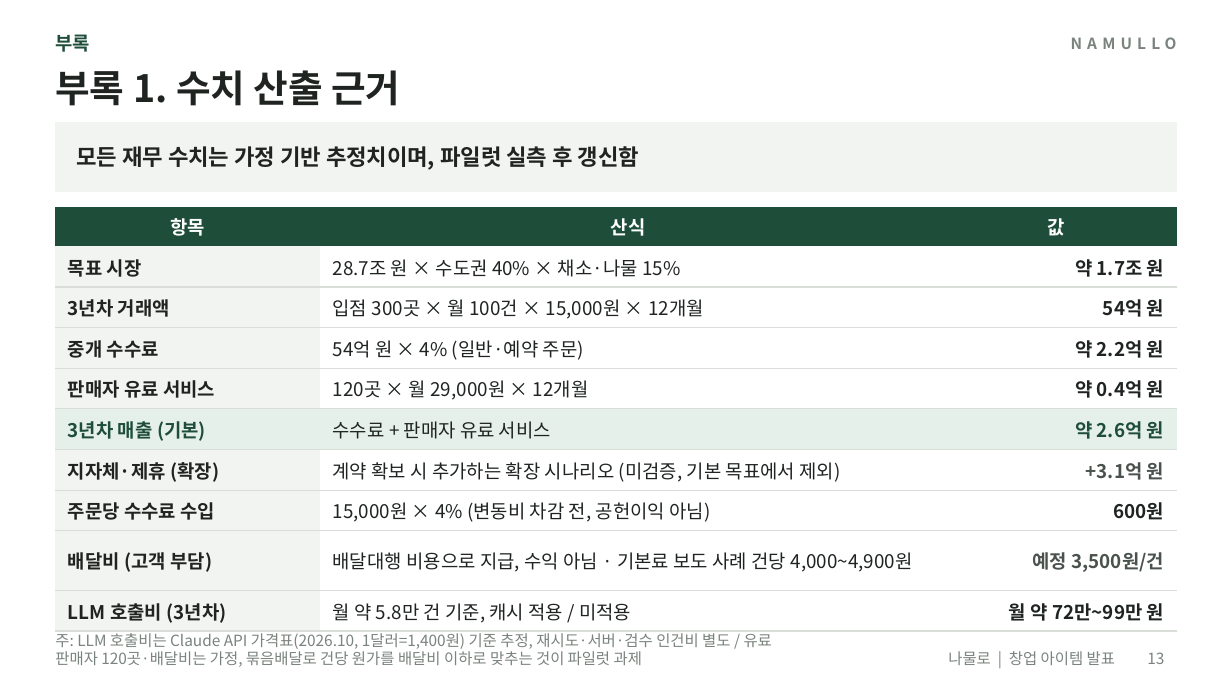
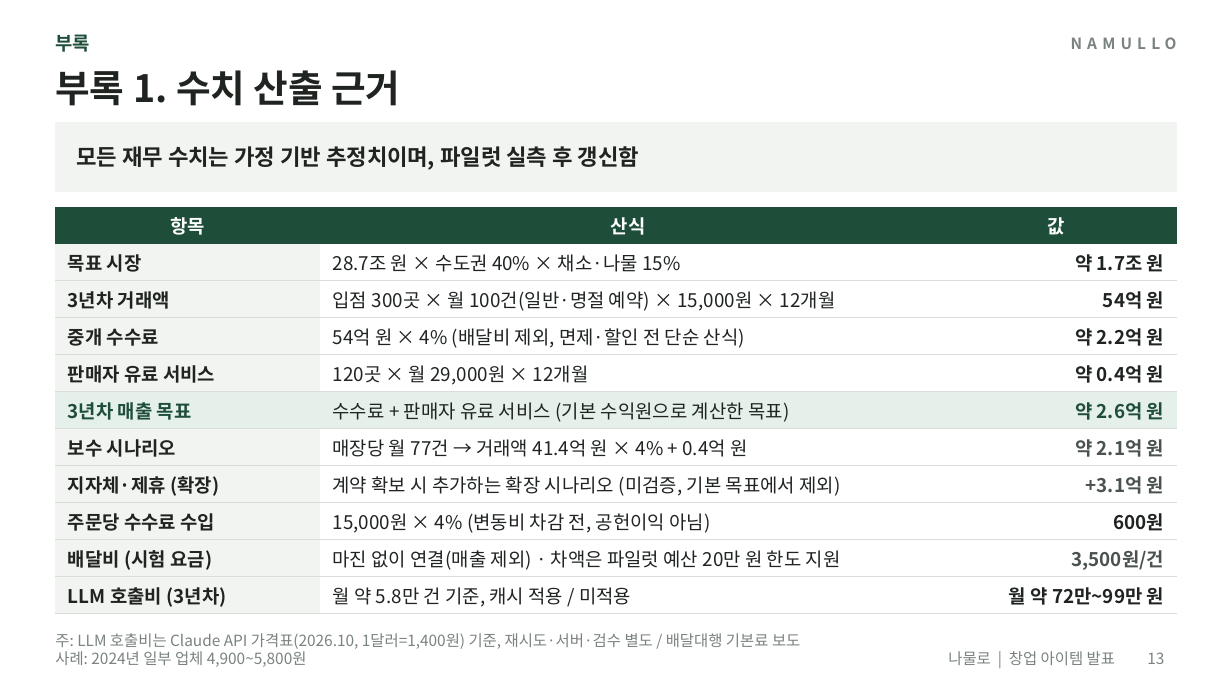
Before and after one commit to yonghoon7153-source/Yonghoon-DEM-DFT, a slide deck: slide 13 of namul-platform/02_발표자료_나물로.pptx. Drawn at 1232x693 pixels with LibreOffice and Linux fonts; fonts in the diff are those of the drawing. Boxes give left, top, right and bottom in pixels: in the first picture for what was removed or moved away, otherwise in the second. Text is boxed around its words. In the diff, an @@ line names an element or a change of style, - is before the commit and + after.

```diff
--- a/namul-platform/02_발표자료_나물로.pptx
+++ b/namul-platform/02_발표자료_나물로.pptx
@@ table at [55,207,1177,611] @@
-row 3, column 2: 입점 300곳 × 월 100건 × 15,000원 × 12개월
+row 3, column 2: 입점 300곳 × 월 100건(일반·명절 예약) × 15,000원 × 12개월
-row 4, column 2: 54억 원 × 4% (일반·예약 주문)
+row 4, column 2: 54억 원 × 4% (배달비 제외, 면제·할인 전 단순 산식)
-row 6: 3년차 매출 (기본) | 수수료 + 판매자 유료 서비스 | 약 2.6억 원
+row 6: 3년차 매출 목표 | 수수료 + 판매자 유료 서비스 (기본 수익원으로 계산한 목표) | 약 2.6억 원
+row 7: 보수 시나리오 | 매장당 월 77건 → 거래액 41.4억 원 × 4% + 0.4억 원 | 약 2.1억 원
-row 9: 배달비 (고객 부담) | 배달대행 비용으로 지급, 수익 아님 · 기본료 보도 사례 건당 4,000~4,900원 | 예정 3,500원/건
+row 10: 배달비 (시험 요금) | 마진 없이 연결(매출 제외) · 차액은 파일럿 예산 20만 원 한도 지원 | 3,500원/건
@@ text at [55,633,800,667]: text changed @@
-주: LLM 호출비는 Claude API 가격표(2026.10, 1달러=1,400원) 기준 추정, 재시도·서버·검수 인건비 별도 / 유료 판매자 120곳·배달비는 가정, 묶음배달로 건당 원가를 배달비 이하로 맞추는 것이 파일럿 과제
+주: LLM 호출비는 Claude API 가격표(2026.10, 1달러=1,400원) 기준, 재시도·서버·검수 별도 / 배달대행 기본료 보도 사례: 2024년 일부 업체 4,900~5,800원
```
Also in this commit, not shown: 7 other slides changed, 18 other files.
